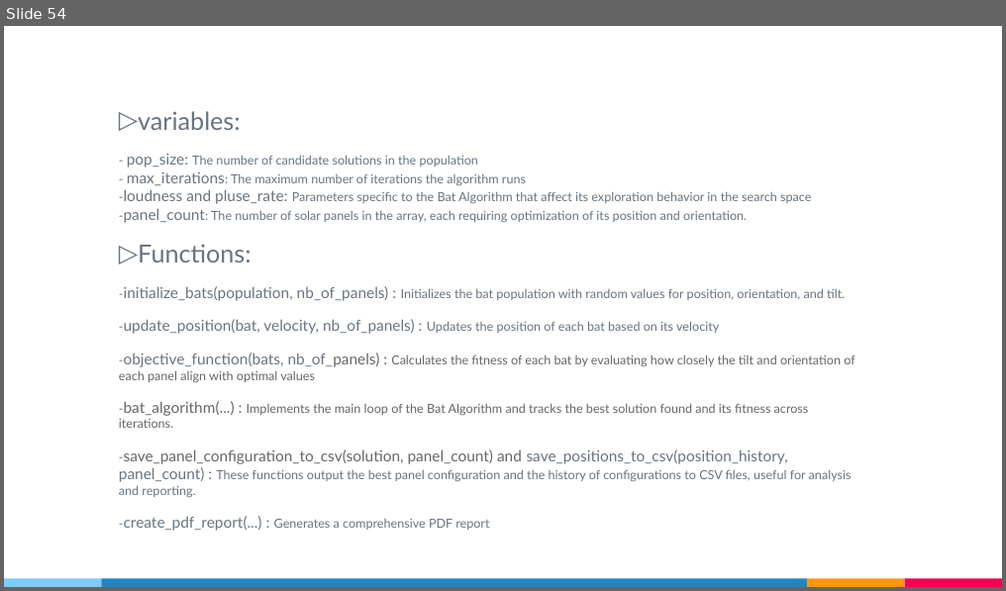
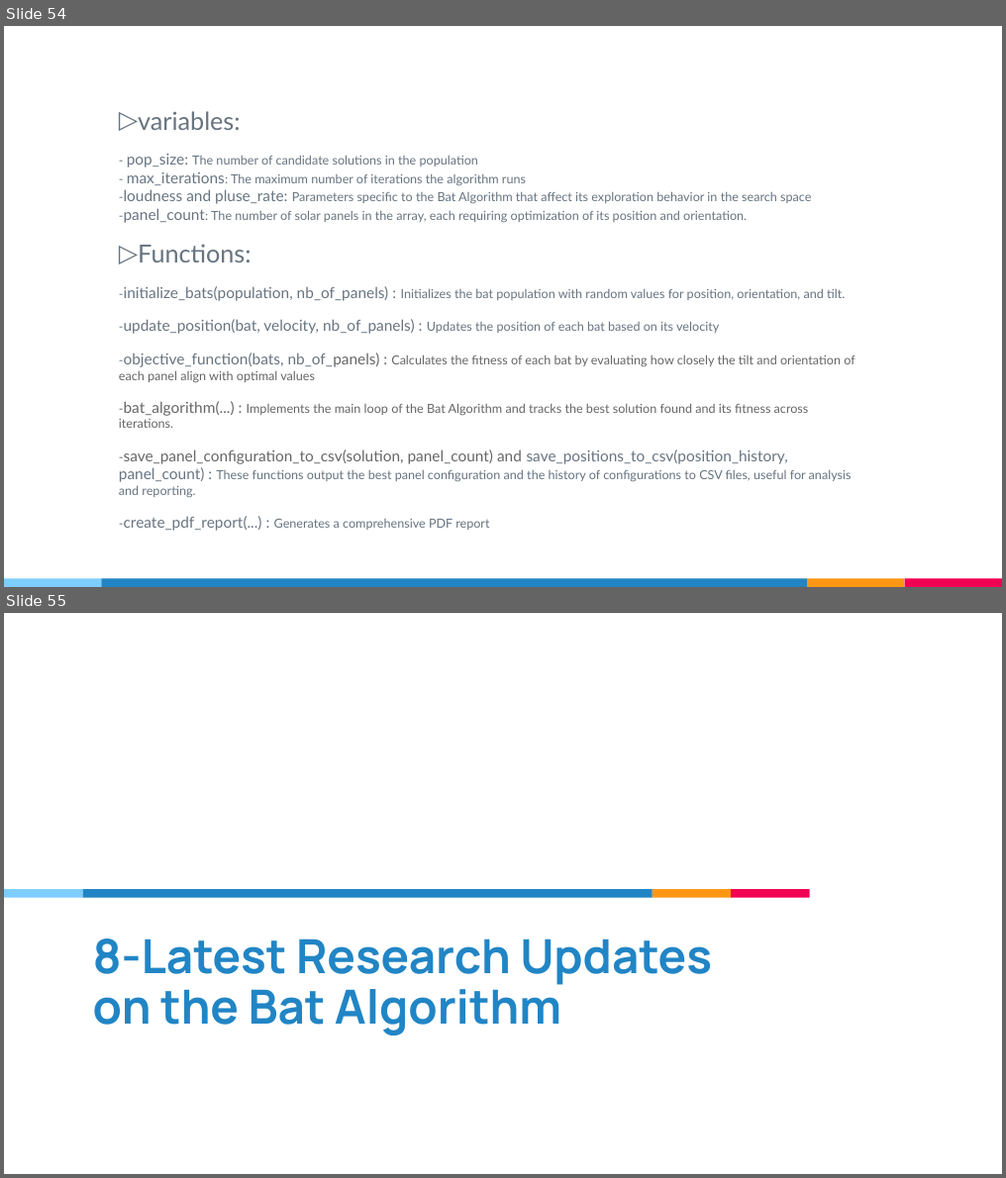
Before and after one commit to medaminemachfar/bat-algo, a slide deck: Bat algorithm.pptx. Shown one above the other, each under a label of ours: slide 54 before the commit, slides 54 and 55 after it. The pictures are 1006x591 and 1006x1178 pixels, drawn with LibreOffice and Linux fonts; fonts in the diff are those of the drawing. Boxes give left, top, right and bottom in pixels: in the first picture for what was removed or moved away, otherwise in the second. Text is boxed around its words. In the diff, an @@ line names an element or a change of style, - is before the commit and + after.

```diff
--- a/Bat algorithm.pptx
+++ b/Bat algorithm.pptx
@@ slide 55 added at (4,613,1002,1174), background #FFFFFF @@
@@ rectangle added at (4,889,83,897), fill #7ECEFD @@
@@ rectangle added at (83,889,652,897), fill #2185C5 @@
@@ rectangle added at (651,889,731,897), fill #FF9715 @@
@@ rectangle added at (731,889,809,897), fill #F20253 @@
@@ title added at (93,939,712,1036), 34 pt, text #2185C5, bold @@
+8-Latest Research Updates on the Bat Algorithm
```
Also in this commit, not shown: 3 slides changed, 1 other slide added, 1 other file.
